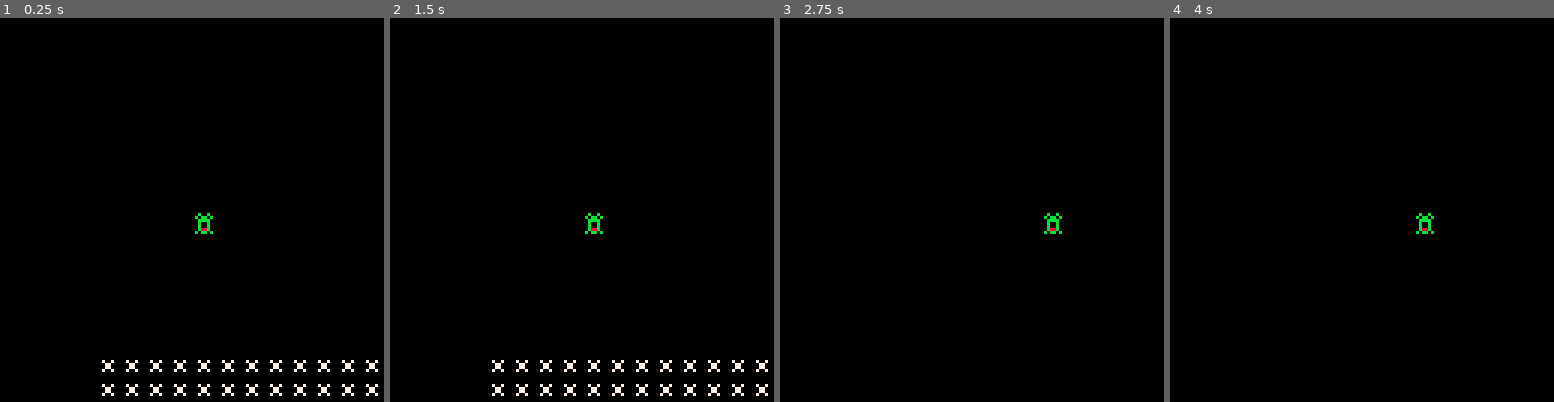
Above: before the commit, frames 1-4 (left to right).
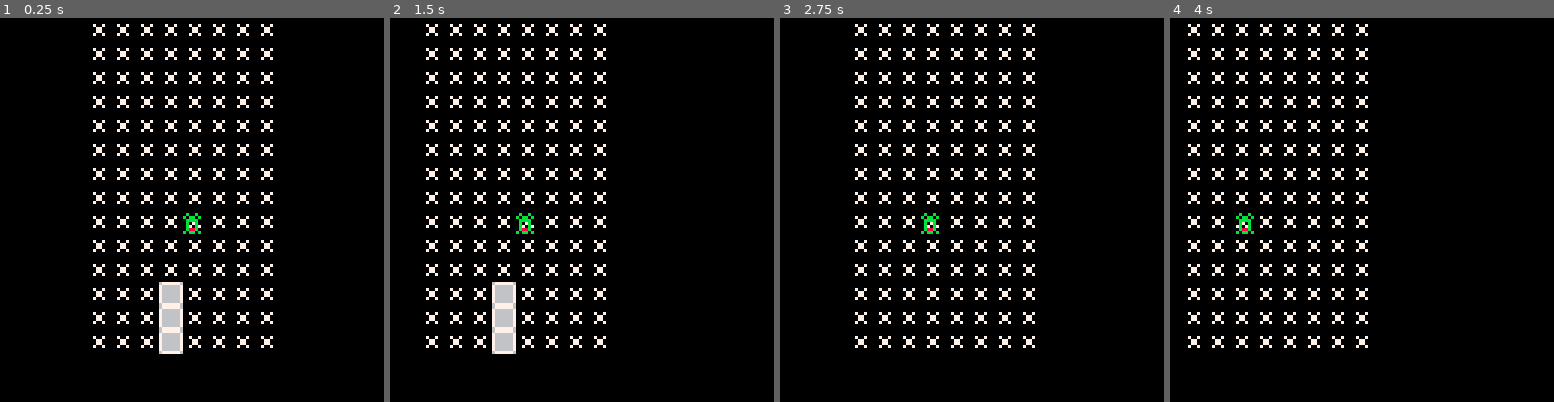
Above: after the commit, the same moments.

Repository: ruby-yacht/sietch-8
Game: PICO-8 cartridge levelgen.p8
Same seed, same stepped clock (60 frames per second), same inputs: the game is played once before the commit and once after it.
Inputs:
- Up to frame 1 (0.25 s): no input
- Up to frame 2 (1.5 s): no input
- Up to frame 3 (2.75 s): hold Right 1.6-2.1 s; hold Right from 2.47 s (still down)
- Up to frame 4 (4 s): release Right at 3.03 s; hold Left 3.08-3.58 s

The runs differ from the first frame. In frame 1, 7.9% of the frame differs, in the area x 24-99%, y 1-99%; in frame 2, 7.9%; in frame 3, 5.7%; in frame 4, 5.7%.

Commit message:
Chunks now load in view

Diff:
--- a/levelgen.lua
+++ b/levelgen.lua
@@ -1,8 +1,7 @@
 -- Constants
 local CHUNK_SIZE_X = 4  -- Width of each chunk in tiles
 local CHUNK_SIZE_Y = 14  -- Height of each chunk in tiles
-local CHUNKS_PER_ROW = 8 -- Number of chunks to load horizontally
-local CHUNKS_PER_COL = 8 -- Number of chunks to load vertically
+local CHUNKS_PER_ROW = 10 -- Number of chunks to load horizontally
 
 -- Example chunk definitions (2D arrays of sprite IDs)
 local chunks = {
@@ -53,16 +52,13 @@
 
 -- Function to generate map with random chunks
 function generateMap(num_chunks)
-    for y = 1, num_chunks do
-        map[y] = {}
-        for x = 1, num_chunks do
-            map[y][x] = getRandomChunk()
-        end
+    for x = 1, num_chunks do
+        map[x] = getRandomChunk()
     end
 end
 
 -- Generate initial map
-generateMap(CHUNKS_PER_ROW * CHUNKS_PER_COL)
+generateMap(CHUNKS_PER_ROW)
 
 -- Function to draw a chunk
 function drawChunk(chunk, start_x, start_y)
@@ -75,16 +71,17 @@
 end
 
 -- Function to load and draw chunks within view
-function loadChunksInView(camera_x, camera_y)
-    local start_chunk_x = flr(camera_x / CHUNK_SIZE_X)
-    local start_chunk_y = flr(camera_y / CHUNK_SIZE_Y)
+function loadChunksInView(camera_x)
+    local start_chunk_x = flr(camera_x / (CHUNK_SIZE_X * 8) + 1)
+    --local start_chunk_x = 0
+    --local start_chunk_x = 2
+    local start_chunk_y = 0
 
-    for y = start_chunk_y, start_chunk_y + CHUNKS_PER_COL do
-        for x = start_chunk_x, start_chunk_x + CHUNKS_PER_ROW do
-            if map[y] and map[y][x] then
-                local chunk = map[y][x]
-                drawChunk(chunk, x * CHUNK_SIZE_X * 8, y * CHUNK_SIZE_Y * 8)
-            end
+    for x = start_chunk_x, start_chunk_x + 1 do
+        if map[x] then
+            local chunk = map[x]
+            drawChunk(chunk, x * CHUNK_SIZE_X * 8, 0)
+            --drawChunk(chunk, (x * CHUNK_SIZE_X * 8) - CHUNK_SIZE_X * 8, 0)
         end
     end
 end
@@ -104,10 +101,6 @@
     elseif btn(1) then  -- right arrow
         player_x = player_x + 1
     end
-
-    -- Example camera following player (replace with actual camera logic)
-    camera_x = player_x - 64
-    camera_y = player_y - 64
 end
 
 function _draw()
@@ -116,7 +109,10 @@
     -- Draw background, HUD, etc.
 
     -- Load and draw chunks within view
-    loadChunksInView(camera_x, camera_y)
+    loadChunksInView(camera_x)
+
+    camera_x = camera_x + .5
+    camera(camera_x, camera_y)
 
     -- Draw player (replace with actual player drawing logic)
     spr(1, player_x, player_y)  -- Player sprite ID
